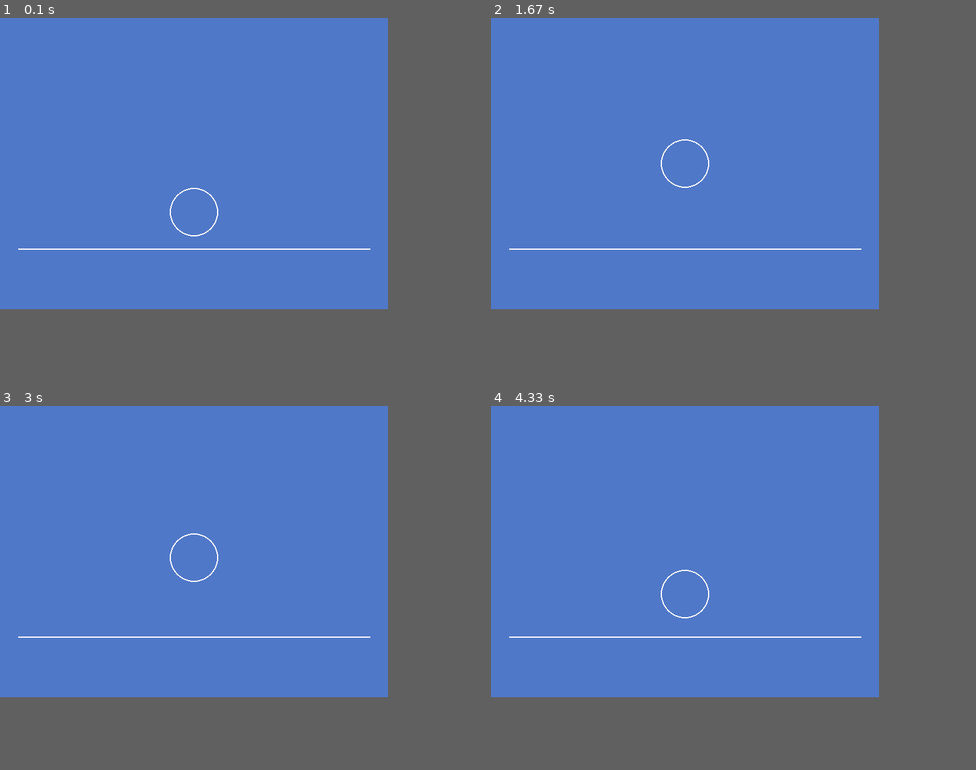
Above: before the commit, frames 1-4 (two rows, left to right).
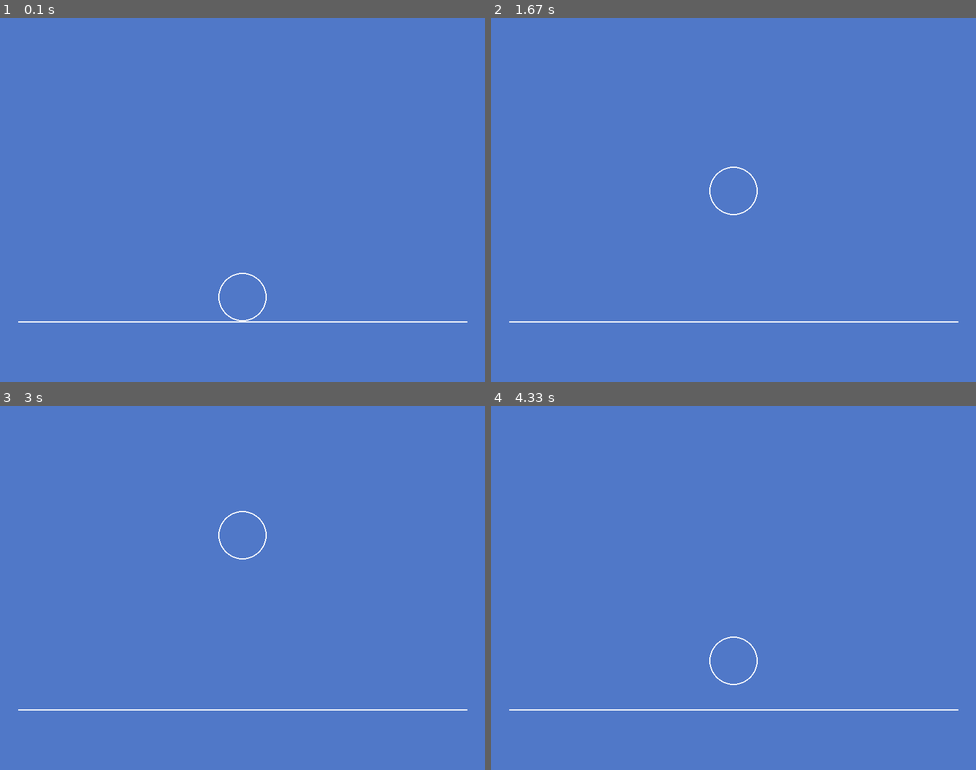
Above: after the commit, the same moments.

Repository: DouglasKosvoski/Py_Game
Game: pygame game, started from bouncing_ball.py
Two runs of this game, one before a commit and one after it. Both use one fixed random seed, a clock stepped at 60 frames per second and the inputs below.
Inputs:
- Up to frame 1 (0.1 s): no input
- Up to frame 2 (1.67 s): tap Space at 0.33, 0.73, 1.03, 1.23, 1.57 s
- Up to frame 3 (3 s): tap Space at 1.87, 2.07, 2.37, 2.63, 2.97 s
- Up to frame 4 (4.33 s): tap Space at 3.27, 3.4, 3.8, 4.1 s
The window is 640x480 before the commit and 800x600 after it. Grey fills any space a smaller window leaves; there, only what the larger window draws over its background counts as a difference.

The runs differ from the first frame. In frame 1, 0.7% of the frame differs, in the area x 3-97%, y 46-84%; in frame 2, 0.7%; in frame 3, 0.7%; in frame 4, 0.7%.

Commit message:
improved gravity system

Diff:
--- a/bouncing_ball.py
+++ b/bouncing_ball.py
@@ -1,21 +1,17 @@
-# The ball will bouncing for an indefinitely period of time
-# You can change the ball direction by pressing the spacebar on your keyboard
+import pygame
 
-import pygame, random
-pygame.init()
-
-canvas_width, canvas_height = 640, 480
+canvas_width, canvas_height = 800, 600
 canvas = pygame.display.set_mode((canvas_width, canvas_height))
 fps = pygame.time.Clock()
 
-gray  = (120,120,120)
-red   = (255,50,100)
 blue  = (80, 120, 200)
 white = (255,255,255)
 
-speed = 5
+speed, gravity = 0, 0
 radius = 40
-y = int(canvas_height-100 - radius)
+
+y = canvas_height-100-radius
+inf_limit = canvas_height-100
 
 def background(color):
     lineX, lineY = 30, canvas_height-100
@@ -24,18 +20,23 @@
 
 def object(color):
     x = int(canvas_width / 2)
-    pygame.draw.circle(canvas, color, (x, y), radius, 2)
+    pygame.draw.circle(canvas, color, (x, int(y)), radius, 2)
 
 while True:
     background(blue)
     object(white)
 
-    if y <= 0 + radius:
+    if y+radius <= inf_limit:
+        speed -= gravity
+    elif y+radius+2 > inf_limit:
         speed *= -1
-    if y > canvas_height-100 - radius:
-        speed *= -1
-
-    y -= speed
+        if gravity > -5:
+            gravity *= 1.2
+        else:
+            speed = 0
+            gravity = 0
+            y = inf_limit-radius
+    y += speed
 
     for event in pygame.event.get():
         if event.type == pygame.QUIT:
@@ -47,7 +48,8 @@
                 quit()
 
             if event.key == pygame.K_SPACE:
-                speed *= -1
+                speed = 20
+                gravity = (speed/25) * -1
 
     fps.tick(60)
     pygame.display.update()
